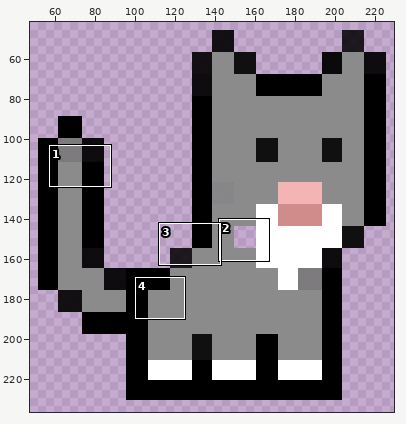
Two versions of one sprite sheet, assets/images/avatar/Laika/Laika2.PNG. The first picture is a wide view before the edit; the outline marks the close-up.
Close-up. Before the edit:
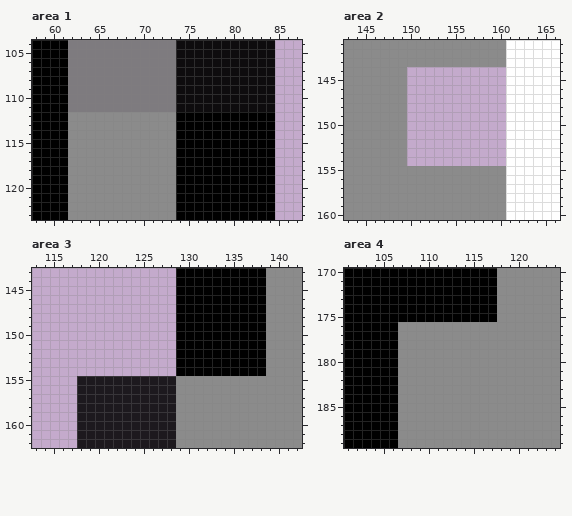
The file is 285x285 pixels. Pixels under 10% opacity are left out. Colours within 5 levels of each other are drawn and written as one. Shown: area 1: x 58..87, y 104..123; area 2: x 143..166, y 141..160; area 3: x 113..142, y 143..162; area 4: x 101..124, y 170..189. The wide view leaves out empty margins. The commit also changed other parts of the picture, which this record leaves out.
New version:
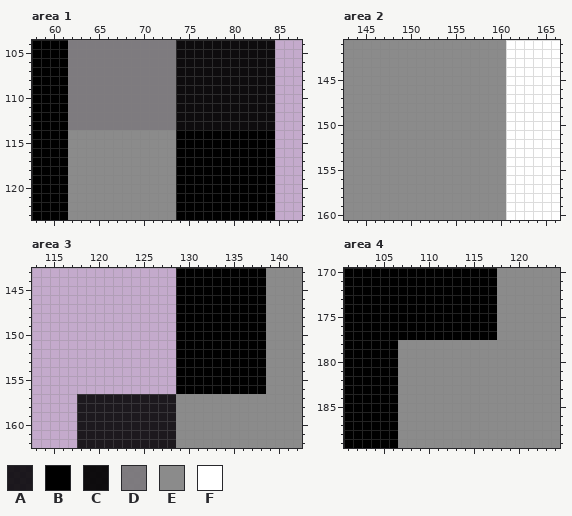
Palette (. is transparent): A #000000d9  B #000000  C #030303f1  D #757575e1  E #8b8b8b  F #ffffff
Diff:
{"where": "area 1"}
{"y":112,"x":62,"old":"EEEEEEEEEEEEBBBBBBBBBBB","new":"DDDDDDDDDDDDCCCCCCCCCCC"}
{"y":113,"x":62,"old":"EEEEEEEEEEEEBBBBBBBBBBB","new":"DDDDDDDDDDDDCCCCCCCCCCC"}
{"where": "area 2"}
{"y":144,"x":150,"old":"...........","new":"EEEEEEEEEEE"}
{"y":145,"x":150,"old":"...........","new":"EEEEEEEEEEE"}
{"y":146,"x":150,"old":"...........","new":"EEEEEEEEEEE"}
{"y":147,"x":150,"old":"...........","new":"EEEEEEEEEEE"}
{"y":148,"x":150,"old":"...........","new":"EEEEEEEEEEE"}
{"y":149,"x":150,"old":"...........","new":"EEEEEEEEEEE"}
{"y":150,"x":150,"old":"...........","new":"EEEEEEEEEEE"}
{"y":151,"x":150,"old":"...........","new":"EEEEEEEEEEE"}
{"y":152,"x":150,"old":"...........","new":"EEEEEEEEEEE"}
{"y":153,"x":150,"old":"...........","new":"EEEEEEEEEEE"}
{"y":154,"x":150,"old":"...........","new":"EEEEEEEEEEE"}
{"where": "area 3"}
{"y":155,"x":118,"old":"AAAAAAAAAAAEEEEEEEEEE","new":"...........BBBBBBBBBB"}
{"y":156,"x":118,"old":"AAAAAAAAAAAEEEEEEEEEE","new":"...........BBBBBBBBBB"}
{"where": "area 4"}
{"y":176,"x":107,"old":"EEEEEEEEEEE","new":"BBBBBBBBBBB"}
{"y":177,"x":107,"old":"EEEEEEEEEEE","new":"BBBBBBBBBBB"}
{"label":"changed","picture_box":[68,112,275,130]}
{"label":"added","picture_box":[407,67,506,166]}
{"label":"changed","picture_box":[77,376,266,394]}
{"label":"changed","picture_box":[398,322,497,340]}
